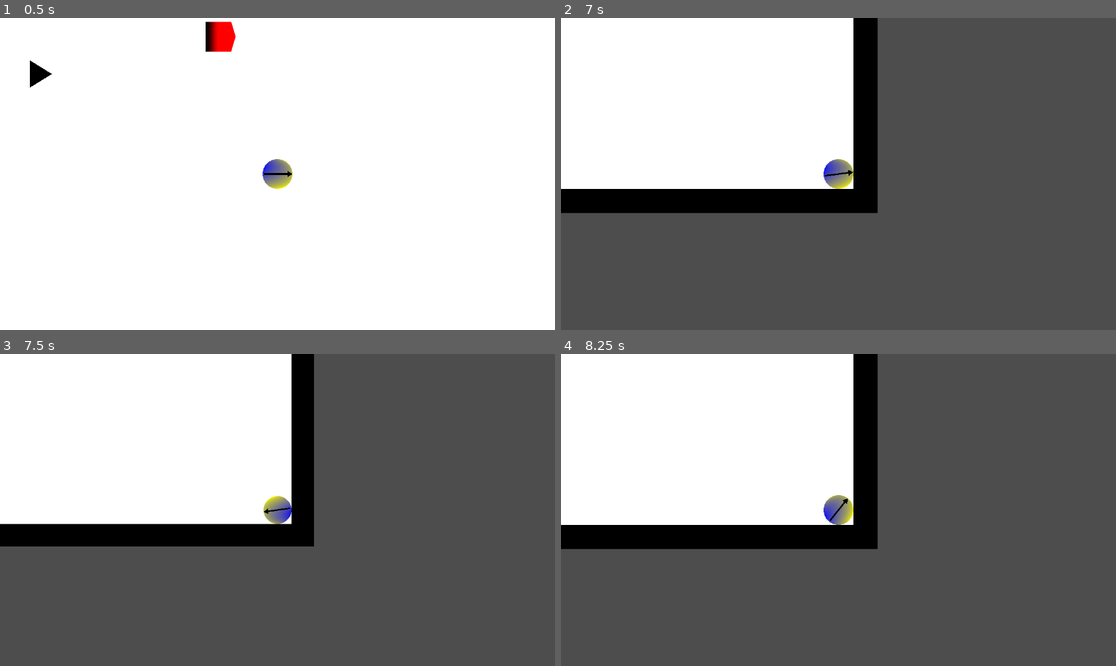
Above: before the commit, frames 1-4 (two rows, left to right).
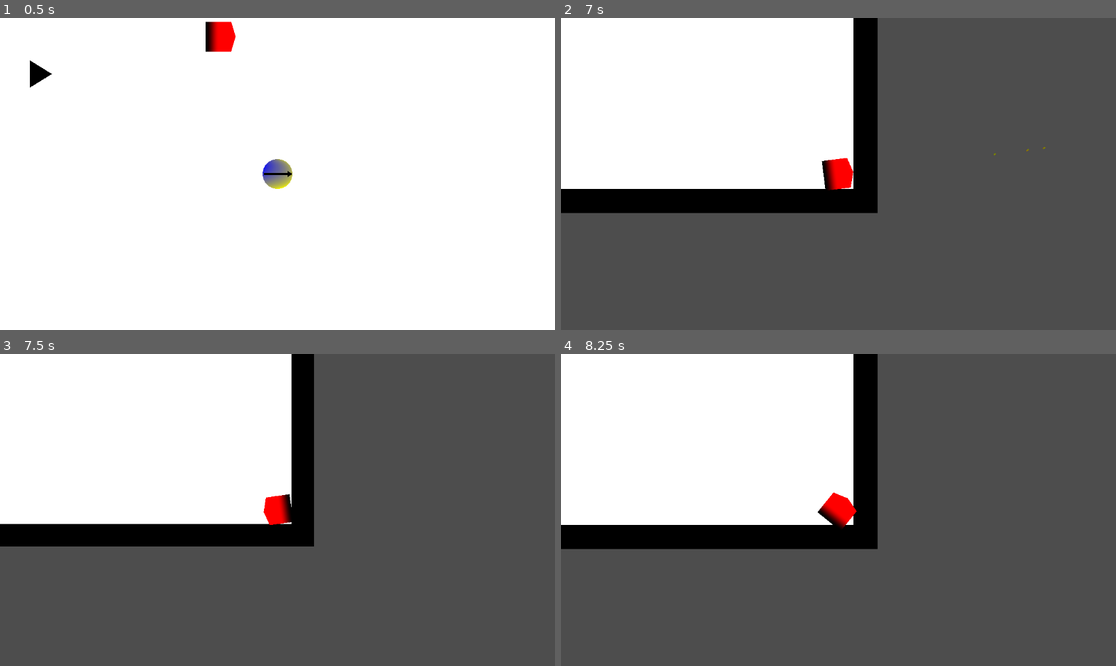
Above: after the commit, the same moments.

Repository: Hashim-the-masher/Game_with_fawas
Game: Godot game, scene res://Playground.tscn
The game is run twice, just before and just after one commit, with the same random seed, the same clock (stepped at 60 frames per second) and the same inputs.
Inputs (mouse positions are in pixels of both pictures, inside the frame that each line leads up to):
- Up to frame 1 (0.5 s): no input
- Up to frame 2 (7 s): tap Enter at 0.5, 4.25, 5.75 s; move the mouse to (960, 158) at 0.52 s; hold D (right) 0.53-1.28 s; click (960, 158) at 0.6 s; move the mouse to (727, 189) at 1.27 s; hold S (down) 1.28-2.03 s; tap Mouse wheel down (scroll down) at 1.35, 4.35 s; click (727, 189) at 1.55 s; move the mouse to (894, 105) at 2.02 s; hold D (right) 2.03-2.78 s; tap Mouse wheel up (scroll up) at 2.1, 5.1 s; click (894, 105) at 2.3 s; move the mouse to (810, 236) at 2.77 s; hold W (up) 2.78-3.53 s; click (810, 236) at 2.85 s; tap Space at 3.5, 5, 6.5 s; move the mouse to (1005, 220) at 3.52 s; hold A (left) 3.53-5.03 s; click (1005, 220) at 3.6 s; move the mouse to (672, 127) at 4.27 s; click (672, 127) at 4.55 s; move the mouse to (866, 174) at 5.02 s; hold S (down) 5.03-5.78 s; click (866, 174) at 5.3 s; move the mouse to (755, 96) at 5.77 s; hold D (right) 5.78-6.53 s; click (755, 96) at 5.85 s; move the mouse to (960, 158) at 6.52 s; hold W (up) from 6.53 s (still down); click (960, 158) at 6.6 s
- Up to frame 3 (7.5 s): move the mouse to (166, 525) at 7.27 s; release W (up) at 7.28 s; hold D (right) from 7.28 s (still down); tap Mouse wheel down (scroll down) at 7.35 s
- Up to frame 4 (8.25 s): click (727, 525) at 7.55 s; move the mouse to (894, 441) at 8.02 s; release D (right) at 8.03 s; hold S (down) from 8.03 s (still down); tap Mouse wheel up (scroll up) at 8.1 s

Frame 1 is identical in both runs. In frame 2, 0.5% of the frame differs, in the area x 46-88%, y 41-56%; in frame 3, 0.4%; in frame 4, 0.5%.

Commit message:
adding shooting and not fully functional enimies

Diff:
--- a/Dash enemy.tscn
+++ b/Dash enemy.tscn
@@ -9,7 +9,7 @@
 radius = 10.049875
 
 [sub_resource type="CircleShape2D" id="CircleShape2D_00obo"]
-radius = 9.0
+radius = 5.0
 
 [node name="dash" type="CharacterBody2D"]
 collision_layer = 4
--- /dev/null
+++ b/Death screen.tscn
@@ -0,0 +1,40 @@
+[gd_scene load_steps=3 format=3 uid="uid://78ct1eqw08ic"]
+
+[ext_resource type="Script" uid="uid://pgv1oq60gvww" path="res://death_screen.gd" id="1_hjv52"]
+
+[sub_resource type="LabelSettings" id="LabelSettings_hjv52"]
+font_color = Color(1, 0, 0, 1)
+
+[node name="Control" type="Control"]
+layout_mode = 3
+anchors_preset = 15
+anchor_right = 1.0
+anchor_bottom = 1.0
+grow_horizontal = 2
+grow_vertical = 2
+script = ExtResource("1_hjv52")
+
+[node name="ColorRect" type="ColorRect" parent="."]
+layout_mode = 1
+anchors_preset = 15
+anchor_right = 1.0
+anchor_bottom = 1.0
+grow_horizontal = 2
+grow_vertical = 2
+color = Color(0, 0, 0, 1)
+
+[node name="Timer" type="Timer" parent="."]
+wait_time = 2.0
+autostart = true
+
+[node name="Label" type="Label" parent="."]
+layout_mode = 1
+anchors_preset = 15
+anchor_right = 1.0
+anchor_bottom = 1.0
+grow_horizontal = 2
+grow_vertical = 2
+text = "YOU DIED"
+label_settings = SubResource("LabelSettings_hjv52")
+horizontal_alignment = 1
+vertical_alignment = 1
--- a/Player character.tscn
+++ b/Player character.tscn
@@ -1,6 +1,7 @@
-[gd_scene load_steps=11 format=3 uid="uid://c4uv6fisup5fn"]
+[gd_scene load_steps=12 format=3 uid="uid://c4uv6fisup5fn"]
 
 [ext_resource type="Script" uid="uid://c1yq5e3ldovvc" path="res://Player code.gd" id="1_h07og"]
+[ext_resource type="PackedScene" uid="uid://bc1dyw233yaa2" path="res://player,bullet.tscn" id="2_nif78"]
 [ext_resource type="Texture2D" uid="uid://doisbhxhnuw30" path="res://Black colour.tres" id="2_xwma6"]
 [ext_resource type="Texture2D" uid="uid://b008gwmi84u4e" path="res://Red colour.tres" id="3_nif78"]
 
@@ -26,9 +27,10 @@
 radius = 8.0
 
 [node name="player" type="CharacterBody2D"]
-collision_mask = 6
+collision_mask = 2
 motion_mode = 1
 script = ExtResource("1_h07og")
+bullet_scene = ExtResource("2_nif78")
 
 [node name="CollisionShape2D" type="CollisionShape2D" parent="."]
 shape = SubResource("CircleShape2D_se0j5")
@@ -93,3 +95,5 @@
 
 [node name="CollisionShape2D" type="CollisionShape2D" parent="Area2D"]
 shape = SubResource("CircleShape2D_xwma6")
+
+[connection signal="area_entered" from="Area2D" to="." method="_on_Enemy_contact"]
--- a/Player code.gd
+++ b/Player code.gd
@@ -10,6 +10,11 @@
 @onready var camera: Camera2D = $Camera2D
 var friction = 1.1
 
+@export var cooldown = 0.25
+@export var bullet_scene : PackedScene
+var can_shoot = true
+var can_smash = false
+var can_dash = false
 
 @onready var meshes = $"Mesh(es)"
 var states = {0:"Normal state",1:"Smash state",2:"Dash state"}
@@ -29,6 +34,11 @@
 			zoom -= .1
 			camera.zoom.x = zoom
 			camera.zoom.y = zoom
+	if event.is_action("Shoot"):
+		shoot()
+		dash()
+		smash()
+
 
 
 func switch_mesh(state:StringName):
@@ -39,6 +49,21 @@
 		elif state != meshes.get_child(num).name:
 			meshes.get_child(num).hide()
 			print(states[num],"hidden")
+
+func switch_ablity(state:StringName):
+	if state == states[0]:
+		can_shoot = true
+		can_smash = false
+		can_dash = false
+	elif state == states[1]:
+		can_shoot = false
+		can_smash = true
+		can_dash = false
+	elif state == states[2]:
+		can_shoot = false
+		can_smash = false
+		can_dash = true
+	else: get_tree().change_scene_to_file("res://Death screen.tscn")
 
 func _physics_process(delta: float) -> void:
 	if Input.get_vector("down","up","left","right"):
@@ -55,7 +80,32 @@
 func _on_smash_kill() -> void:
 	current_state = states[1]
 	switch_mesh(current_state)
+	switch_ablity(current_state)
 
 func _on_dash_kill() -> void:
 	current_state = states[2]
 	switch_mesh(current_state)
+	switch_ablity(current_state)
+
+func shoot():
+	if can_shoot == false:
+		return
+	var bullet = bullet_scene.instantiate()
+	get_tree().root.add_child(bullet)
+	bullet.start(position)
+
+func smash():
+	if can_smash == false:
+		return
+
+
+func dash():
+	if can_dash == false:
+		return
+
+
+func _on_Enemy_contact(area: Area2D) -> void:
+	Death()
+
+func Death():
+	get_tree().change_scene_to_file("res://Death screen.tscn")
--- a/Playground.tscn
+++ b/Playground.tscn
@@ -1,11 +1,9 @@
-[gd_scene load_steps=8 format=4 uid="uid://dyv0earpf0pyp"]
+[gd_scene load_steps=7 format=4 uid="uid://dyv0earpf0pyp"]
 
 [ext_resource type="PackedScene" uid="uid://c4uv6fisup5fn" path="res://Player character.tscn" id="1_80c3a"]
 [ext_resource type="Texture2D" uid="uid://4wkwkxtu4e0c" path="res://Map.jpg" id="2_d17em"]
 [ext_resource type="PackedScene" uid="uid://dc8br0tfcp4pa" path="res://Dash enemy.tscn" id="3_46faf"]
 [ext_resource type="PackedScene" uid="uid://c40canctt3jv8" path="res://Smash enemy.tscn" id="4_threo"]
-
-[sub_resource type="PhysicsMaterial" id="PhysicsMaterial_d17em"]
 
 [sub_resource type="TileSetAtlasSource" id="TileSetAtlasSource_46faf"]
 texture = ExtResource("2_d17em")
@@ -41,7 +39,6 @@
 [sub_resource type="TileSet" id="TileSet_threo"]
 physics_layer_0/collision_layer = 2
 physics_layer_0/collision_mask = 29
-physics_layer_0/physics_material = SubResource("PhysicsMaterial_d17em")
 sources/0 = SubResource("TileSetAtlasSource_46faf")
 
 [node name="Node2D" type="Node2D"]
--- a/dash_enemy.gd
+++ b/dash_enemy.gd
@@ -3,3 +3,4 @@
 signal kill
 func _on_area_2d_area_entered(area: Area2D) -> void:
 	kill.emit()
+	queue_free()
--- /dev/null
+++ b/death_screen.gd
@@ -0,0 +1,11 @@
+extends Control
+
+@onready var label: Label = $Label
+@onready var timer: Timer = $Timer
+var cocksize = 16*10
+func _process(delta: float) -> void:
+	label.label_settings.font_size = lerp(16,cocksize,2-timer.time_left)
+	label.label_settings.font_color.a8 = lerp(0,255,2-timer.time_left)
+
+	if 2-timer.time_left > 1.9:
+		timer.stop()
--- /dev/null
+++ b/player,bullet.gd
@@ -0,0 +1,18 @@
+extends Area2D
+
+@export var speed = 333
+var line_of_fire
+func start(pos):
+	position = pos
+	line_of_fire = atan2(get_global_mouse_position().y-global_position.y,get_global_mouse_position().x-global_position.x)
+	rotation = atan2(get_global_mouse_position().y-global_position.y,get_global_mouse_position().x-global_position.x)-90
+
+func _process(delta):
+	position += Vector2(1,0).rotated(line_of_fire)*speed*delta
+
+
+func _on_enemy(area: Area2D) -> void:
+	queue_free()
+
+func _on_visible_on_screen_notifier_2d_screen_exited():
+	queue_free()
--- /dev/null
+++ b/player,bullet.tscn
@@ -0,0 +1,38 @@
+[gd_scene load_steps=7 format=3 uid="uid://bc1dyw233yaa2"]
+
+[ext_resource type="Script" uid="uid://cb46r5a2cgi66" path="res://player,bullet.gd" id="1_3umxu"]
+
+[sub_resource type="CapsuleShape2D" id="CapsuleShape2D_6g606"]
+radius = 1.0
+height = 4.0
+
+[sub_resource type="CapsuleMesh" id="CapsuleMesh_3umxu"]
+
+[sub_resource type="Gradient" id="Gradient_ro7d3"]
+colors = PackedColorArray(0, 1, 0, 1, 1, 0, 0, 1)
+
+[sub_resource type="FastNoiseLite" id="FastNoiseLite_qmby8"]
+
+[sub_resource type="NoiseTexture2D" id="NoiseTexture2D_do7fw"]
+noise = SubResource("FastNoiseLite_qmby8")
+color_ramp = SubResource("Gradient_ro7d3")
+seamless = true
+in_3d_space = true
+seamless_blend_skirt = 0.394
+
+[node name="Bullet" type="Area2D"]
+collision_layer = 8
+collision_mask = 6
+script = ExtResource("1_3umxu")
+
+[node name="CollisionShape2D" type="CollisionShape2D" parent="."]
+shape = SubResource("CapsuleShape2D_6g606")
+
+[node name="VisibleOnScreenNotifier2D" type="VisibleOnScreenNotifier2D" parent="."]
+
+[node name="MeshInstance2D" type="MeshInstance2D" parent="."]
+mesh = SubResource("CapsuleMesh_3umxu")
+texture = SubResource("NoiseTexture2D_do7fw")
+
+[connection signal="area_entered" from="." to="." method="_on_enemy"]
+[connection signal="area_shape_entered" from="." to="." method="_on_wall"]
--- a/project.godot
+++ b/project.godot
@@ -51,6 +51,12 @@
 "events": [Object(InputEventMouseButton,"resource_local_to_scene":false,"resource_name":"","device":-1,"window_id":0,"a …(253 unchanged characters)…
 ]
 }
+Shoot={
+"deadzone": 0.2,
+"events": [Object(InputEventMouseButton,"resource_local_to_scene":false,"resource_name":"","device":-1,"window_id":0,"alt_pressed":false,"shift_pressed":false,"ctrl_pressed":false,"meta_pressed":false,"button_mask":0,"position":Vector2(0, 0),"global_position":Vector2(0, 0),"factor":1.0,"button_index":1,"canceled":false,"pressed":false,"double_click":false,"script":null)
+, Object(InputEventKey,"resource_local_to_scene":false,"resource_name":"","device":-1,"window_id":0,"alt_pressed":false,"shift_pressed":false,"ctrl_pressed":false,"meta_pressed":false,"pressed":false,"keycode":0,"physical_keycode":32,"key_label":0,"unicode":32,"location":0,"echo":false,"script":null)
+]
+}
 
 [layer_names]
 
--- a/smash_enemy.gd
+++ b/smash_enemy.gd
@@ -2,3 +2,4 @@
 signal kill
 func _on_area_2d_area_entered(area: Area2D) -> void:
 	kill.emit()
+	queue_free()
Not shown, added: death_screen.gd.uid
Not shown, added: player,bullet.gd.uid
